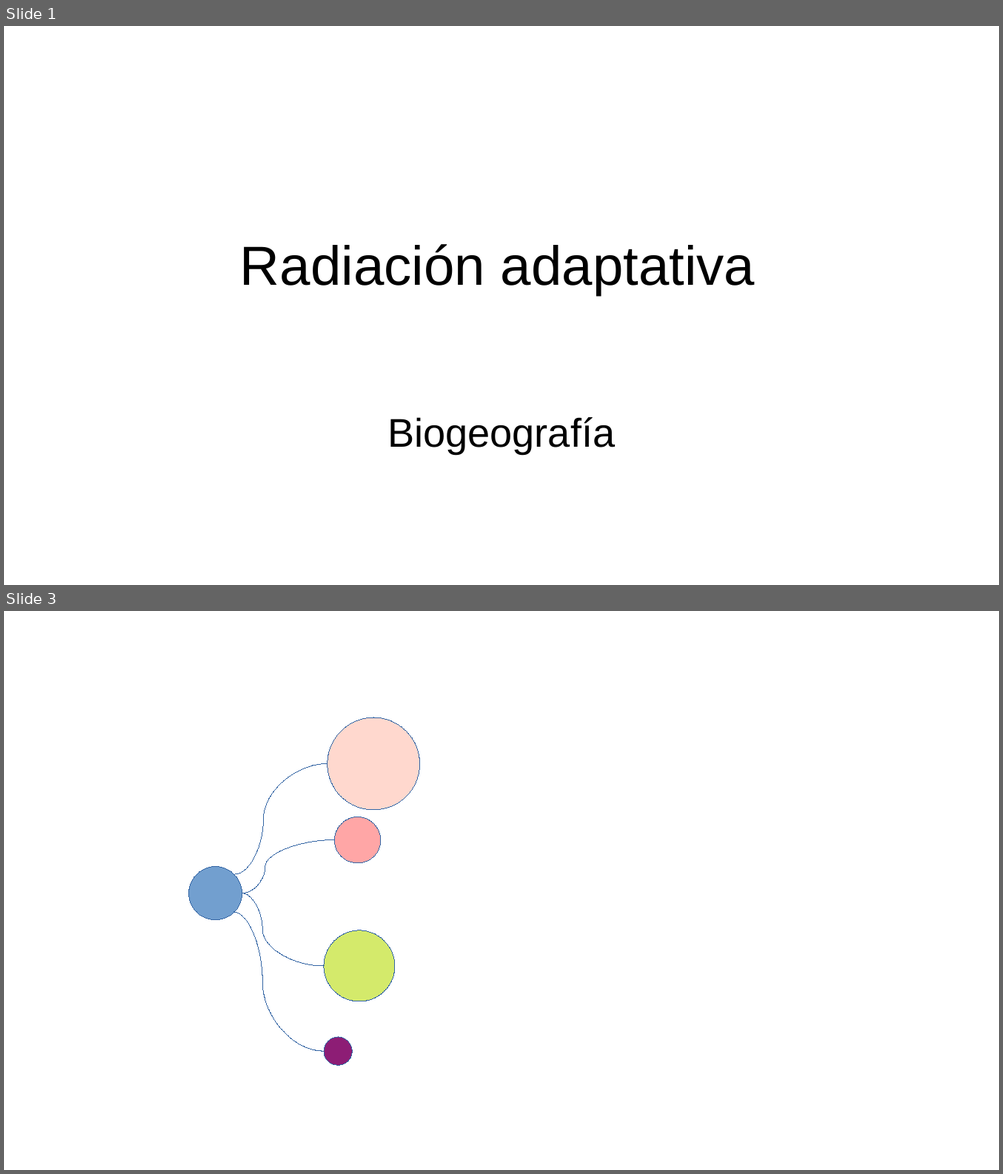
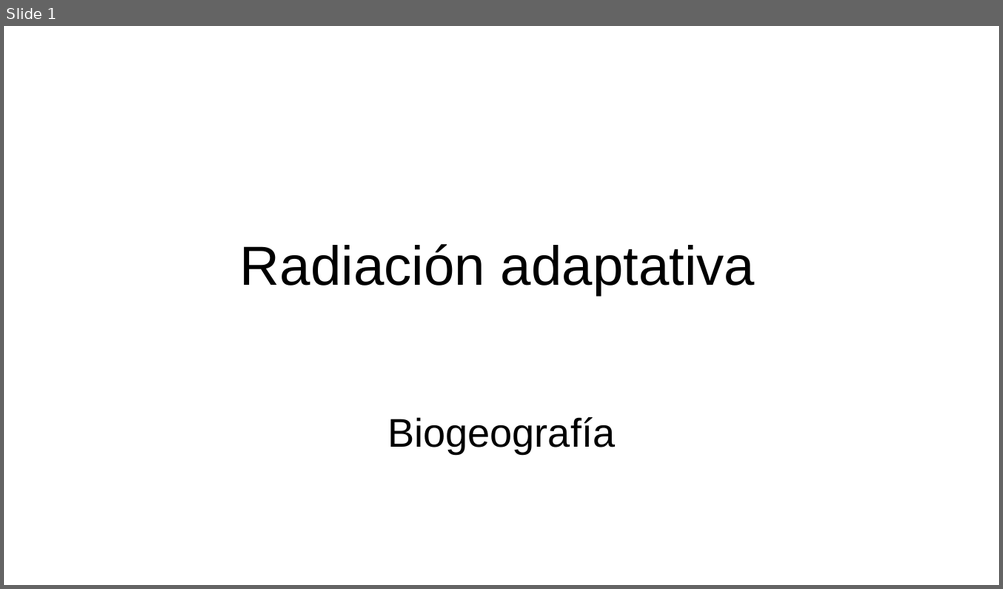
Before and after one commit to gerardommc/Biogeo-Macroecologia, a slide deck: Radiacion.odp. Shown one above the other, each under a label of ours: slides 1 and 3 before the commit, slide 1 after it; the slides between them are not shown. The pictures are 1003x1174 and 1003x589 pixels, drawn with LibreOffice and Linux fonts; fonts in the diff are those of the drawing. Boxes give left, top, right and bottom in pixels: in the first picture for what was removed or moved away, otherwise in the second. Text is boxed around its words. In the diff, an @@ line names an element or a change of style, - is before the commit and + after.

```diff
--- a/Radiacion.odp
+++ b/Radiacion.odp
@@ slide 3 removed at (x1=4, y1=611, x2=999, y2=1170), background #FFFFFF @@
@@ ellipse removed at (x1=327, y1=718, x2=419, y2=809) @@
@@ curved line removed from (234, 874) to (327, 763) @@
@@ ellipse removed at (x1=334, y1=817, x2=381, y2=863) @@
@@ curved line removed from (242, 894) to (334, 840) @@
@@ ellipse removed at (x1=189, y1=866, x2=242, y2=920) @@
@@ curved line removed from (242, 894) to (324, 967) @@
@@ curved line removed from (234, 912) to (324, 1051) @@
@@ ellipse removed at (x1=324, y1=931, x2=395, y2=1002) @@
@@ ellipse removed at (x1=324, y1=1037, x2=352, y2=1065) @@
```
Also in this commit, not shown: 1 slide changed, 6 slides added, 2 other files.
